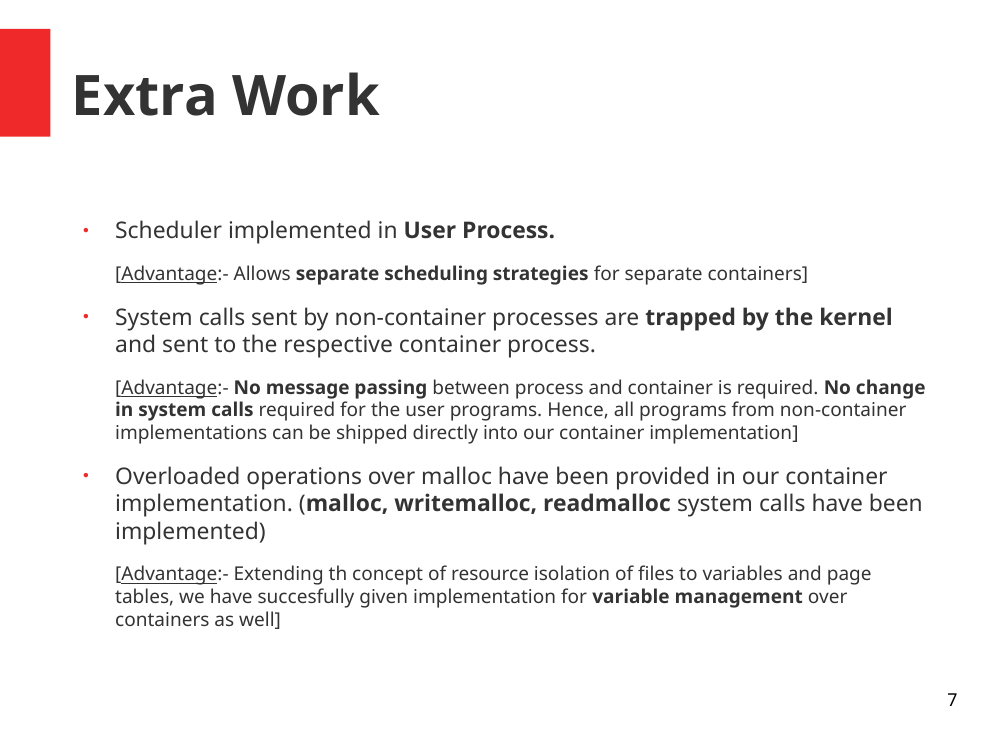
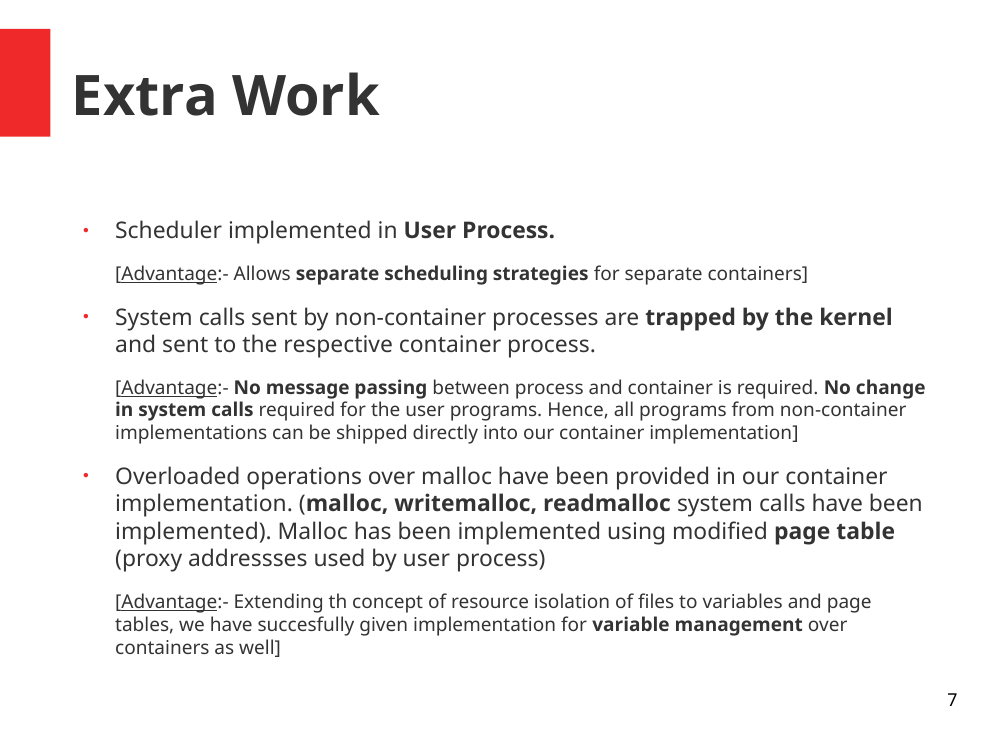
Before and after one commit to akshat-khare/Operating-System, a slide deck: slide 7 of assignment_3.odp. Drawn at 1008x756 pixels with LibreOffice and Linux fonts; fonts in the diff are those of the drawing. Boxes give left, top, right and bottom in pixels: in the first picture for what was removed or moved away, otherwise in the second. Text is boxed around its words. In the diff, an @@ line names an element or a change of style, - is before the commit and + after.

Commit message:
Added pdf and ppt

```diff
--- a/assignment_3.odp
+++ b/assignment_3.odp
@@ text at [115, 466, 923, 572]: text changed @@
-● Overloaded operations over malloc have been provided in our container implementation. (malloc, writemalloc, readmalloc system calls have been implemented)
+● Overloaded operations over malloc have been provided in our container implementation. (malloc, writemalloc, readmalloc system calls have been implemented). Malloc has been implemented using modified page table (proxy addressses used by user process)
```
Also in this commit, not shown: 2 other files.
